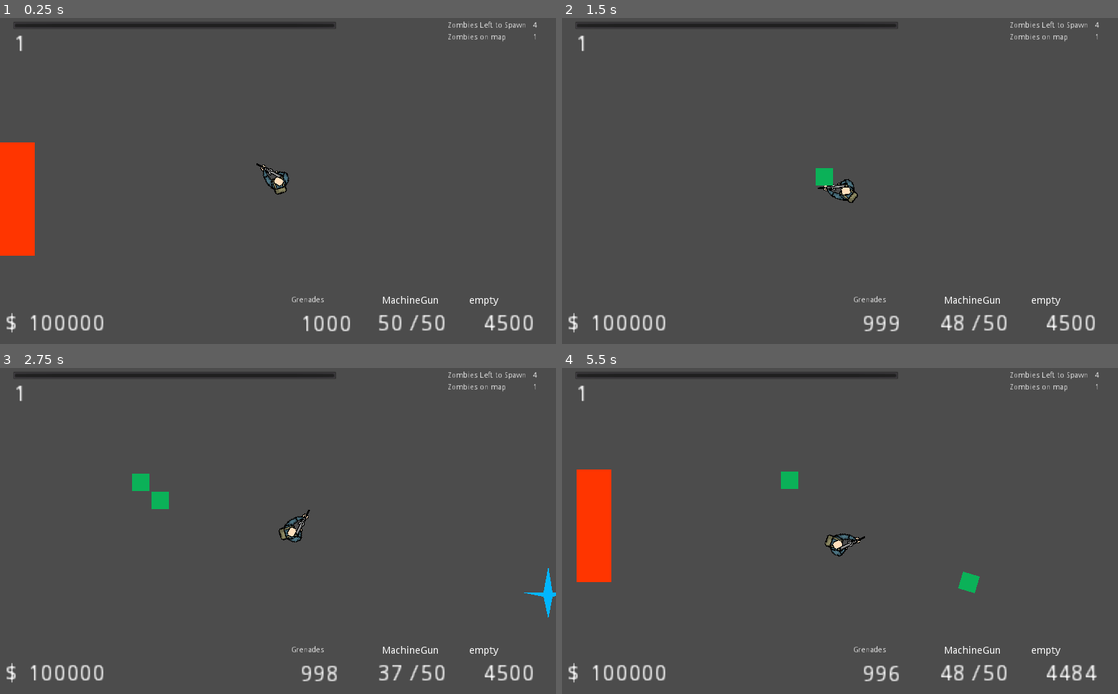
Above: before the commit, frames 1-4 (two rows, left to right).
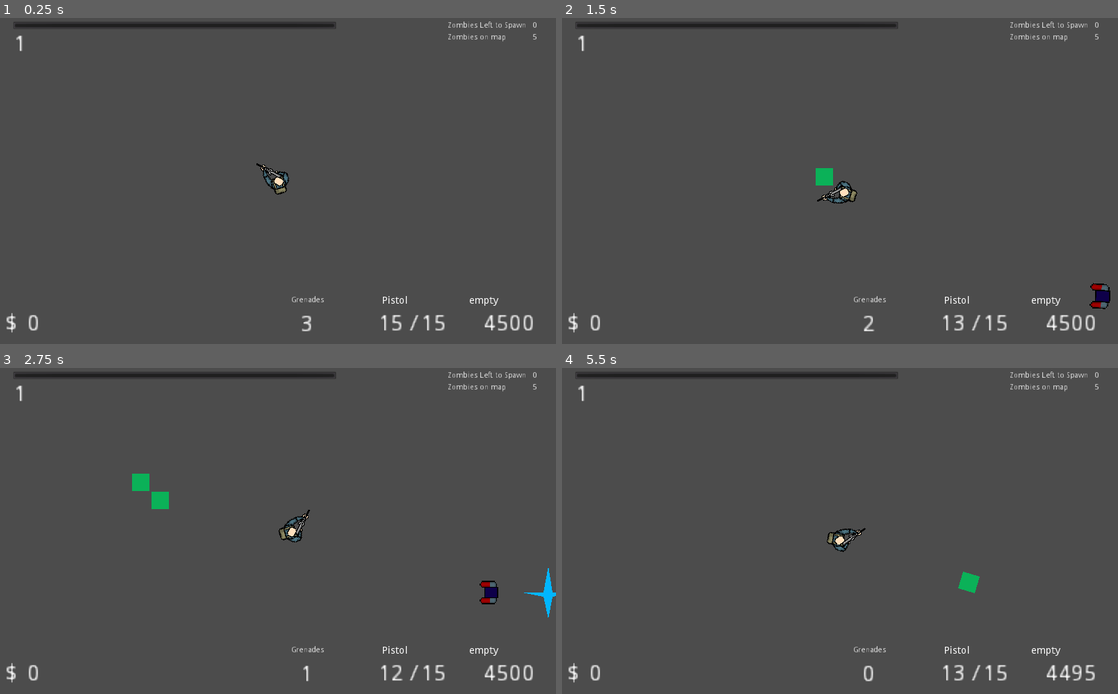
Above: after the commit, the same moments.

Repository: seffa1/ZombieGame
Game: Godot game, scene res://world.tscn
The game is run twice, just before and just after one commit, with the same random seed, the same clock (stepped at 60 frames per second) and the same inputs.
Inputs (mouse positions are in pixels of both pictures, inside the frame that each line leads up to):
- Up to frame 1 (0.25 s): no input
- Up to frame 2 (1.5 s): tap Enter at 0.5 s; move the mouse to (962, 164) at 0.52 s; hold D (right) 0.53-1.28 s; hold Right mouse button (grenade) 0.53-1.28 s; click (962, 164) at 0.67 s; tap Space (melee, bound only after the commit) at 0.8, 1.35 s; move the mouse to (728, 197) at 1.27 s; hold S (down) from 1.28 s (still down); click (728, 197) at 1.42 s
- Up to frame 3 (2.75 s): right-click (166, 547) at 1.55 s; move the mouse to (333, 459) at 2.02 s; release S (down) at 2.03 s; press the mouse at (333, 459) at 2.03 s; hold D (right) from 2.03 s (still down); tap Space (melee, bound only after the commit) at 2.3 s
- Up to frame 4 (5.5 s): move the mouse to (812, 596) at 2.77 s; release D (right) at 2.78 s; release the mouse at (812, 596) at 2.78 s; hold W (up) 2.78-3.53 s; right-click (812, 596) at 2.85 s; click (812, 596) at 2.92 s; move the mouse to (1006, 579) at 3.52 s; hold E (interact) 3.53-4.28 s; hold A (left) 3.53-5.03 s; click (1006, 579) at 3.67 s; tap Space (melee, bound only after the commit) at 3.8, 5.3 s; tap R (reload) at 4.15 s; move the mouse to (673, 482) at 4.27 s; tap Shift (run) at 4.35 s; click (673, 482) at 4.42 s; right-click (673, 482) at 4.55 s; move the mouse to (867, 531) at 5.02 s; hold S (down) from 5.03 s (still down); tap 1 (switch_weapons) at 5.1 s; click (867, 531) at 5.17 s

The runs differ from the first frame. In frame 1, 3.1% of the frame differs, in the area x 0-97%, y 1-97%; in frame 2, 1.3%; in frame 3, 1.0%; in frame 4, 3.5%, in the area x 2-97%, y 1-97%.

Commit message:
bug fixes

Diff:
--- a/Door.tscn
+++ b/Door.tscn
@@ -72,7 +72,7 @@
 }
 
 [node name="Door" type="StaticBody2D"]
-collision_layer = 128
+collision_layer = 130
 collision_mask = 5
 script = ExtResource( 1 )
 
--- a/Player.gd
+++ b/Player.gd
@@ -20,14 +20,14 @@
 
 # Health stuff
 onready var health = MAX_HEALTH
-var MAX_HEALTH = 1000
+export var MAX_HEALTH = 1000
 var HEALTH_REGEN_AFTER_DAMAGE_RATE = 3  # how long you have to wait to start healing after taking damage
 var HEALTH_REGENERATION_RATE = 1  # seconds / health you gain after the health regen after damage rate is over with
 var can_heal = true
 
 # Interactable Stuff
 var interactables = []
-var money = 100000 setget _set_money
+export var money = 100000 setget _set_money
 var gun_slots = []
 var window_repairs_this_round = 0
 var MAX_WINDOW_REPAIRS_PER_ROUND = 8
@@ -46,14 +46,48 @@
 var can_switch_weapons = true
 
 # Grenades
-var MAX_GRENADE_COUNT = 1000
+var MAX_GRENADE_COUNT = 10
 var MIN_GRENADE_CHARGE = 2
 var MAX_GRENADE_CHARGE = 300  # frames
 export onready var grenade : PackedScene = STARTING_GRENADE
-var grenade_count = 1000 setget set_grenade
-
+export var grenade_count = 1000 setget set_grenade
 var charging_grenade = false
 var grenade_throw_velocity = Vector2.ZERO
+
+# Melee
+var meleeable_zombies = []
+var can_melee = true
+var melee_lunge = false
+var melee_damage = 5
+var chosen_zombie
+
+func melee_do_damage():
+	if chosen_zombie != null:
+		chosen_zombie.take_damage(melee_damage, self)
+	velocity = Vector2.ZERO
+
+func melee_attack_finished():
+	can_melee = true
+	melee_lunge = false
+
+func melee():
+	if can_melee:
+		if len(meleeable_zombies) == 0:
+			can_melee = false
+			$AnimationPlayer.play("melee_miss")
+		else:
+			melee_lunge = true
+			can_melee = false
+			var distance = INF
+			for zombie in meleeable_zombies:
+				var d = (zombie.global_position - global_position).length()
+				if d < distance:
+					distance = d
+					chosen_zombie = zombie
+
+			$AnimationPlayer.play("melee_hit")
+			look_at(chosen_zombie.global_position)
+			velocity = (chosen_zombie.global_position - global_position)
 
 
 func _draw():
@@ -89,6 +123,9 @@
 	if Input.is_action_just_released("grenade"):
 		throw_grenade()
 
+	if Input.is_action_just_pressed("melee"):
+		melee()
+
 	if Input.is_action_pressed("interact"):
 		if len(interactables) > 0:
 			if interactables[0].has_method("interact"):
@@ -103,9 +140,10 @@
 	else:
 		movement_speed = WALK_SPEED
 
-
-	velocity = get_input_vector()
-	look_at(get_global_mouse_position())
+	# If we are lunging from a melee attack hit, then move around
+	if not melee_lunge:
+		velocity = get_input_vector()
+		look_at(get_global_mouse_position())
 	velocity = move_and_slide(velocity.normalized() * movement_speed)
 
 func charge_grenade():
@@ -316,3 +354,13 @@
 
 func _on_SwitchWeaponTimer_timeout():
 	can_switch_weapons = true
+
+
+func _on_MeleeDetector_body_entered(body):
+	print("Body entered")
+	meleeable_zombies.append(body)
+
+
+func _on_MeleeDetector_body_exited(body):
+	print("body exited")
+	meleeable_zombies.erase(body)
--- a/Player.tscn
+++ b/Player.tscn
@@ -35,6 +35,117 @@
 "update": 0,
 "values": [ Vector2( 0.33625, 0.33625 ) ]
 }
+tracks/2/type = "value"
+tracks/2/path = NodePath("Sprite:position")
+tracks/2/interp = 1
+tracks/2/loop_wrap = true
+tracks/2/imported = false
+tracks/2/enabled = true
+tracks/2/keys = {
+"times": PoolRealArray( 0 ),
+"transitions": PoolRealArray( 1 ),
+"update": 0,
+"values": [ Vector2( 24, 0 ) ]
+}
+tracks/3/type = "value"
+tracks/3/path = NodePath("Sprite:rotation_degrees")
+tracks/3/interp = 1
+tracks/3/loop_wrap = true
+tracks/3/imported = false
+tracks/3/enabled = true
+tracks/3/keys = {
+"times": PoolRealArray( 0 ),
+"transitions": PoolRealArray( 1 ),
+"update": 0,
+"values": [ -1.86026 ]
+}
+
+[sub_resource type="Animation" id=8]
+resource_name = "melee_hit"
+length = 0.5
+tracks/0/type = "value"
+tracks/0/path = NodePath("Sprite:position")
+tracks/0/interp = 1
+tracks/0/loop_wrap = true
+tracks/0/imported = false
+tracks/0/enabled = true
+tracks/0/keys = {
+"times": PoolRealArray( 0, 0.1, 0.2, 0.4, 0.5 ),
+"transitions": PoolRealArray( 1, 1, 1, 1, 1 ),
+"update": 0,
+"values": [ Vector2( 24, 0 ), Vector2( 24, -16 ), Vector2( 40, -16 ), Vector2( 40, -16 ), Vector2( 24, 0 ) ]
+}
+tracks/1/type = "value"
+tracks/1/path = NodePath("Sprite:rotation_degrees")
+tracks/1/interp = 1
+tracks/1/loop_wrap = true
+tracks/1/imported = false
+tracks/1/enabled = true
+tracks/1/keys = {
+"times": PoolRealArray( 0, 0.1, 0.2, 0.4, 0.5 ),
+"transitions": PoolRealArray( 1, 1, 1, 1, 1 ),
+"update": 0,
+"values": [ -1.86026, -32.3, -6.99147, -6.99147, -1.86026 ]
+}
+tracks/2/type = "method"
+tracks/2/path = NodePath(".")
+tracks/2/interp = 1
+tracks/2/loop_wrap = true
+tracks/2/imported = false
+tracks/2/enabled = true
+tracks/2/keys = {
+"times": PoolRealArray( 0.2, 0.5 ),
+"transitions": PoolRealArray( 1, 1 ),
+"values": [ {
+"args": [  ],
+"method": "melee_do_damage"
+}, {
+"args": [  ],
+"method": "melee_attack_finished"
+} ]
+}
+
+[sub_resource type="Animation" id=7]
+resource_name = "melee_miss"
+length = 0.3
+tracks/0/type = "value"
+tracks/0/path = NodePath("Sprite:position")
+tracks/0/interp = 1
+tracks/0/loop_wrap = true
+tracks/0/imported = false
+tracks/0/enabled = true
+tracks/0/keys = {
+"times": PoolRealArray( 0, 0.1, 0.2, 0.3 ),
+"transitions": PoolRealArray( 1, 1, 1, 1 ),
+"update": 0,
+"values": [ Vector2( 24, 0 ), Vector2( 24, -16 ), Vector2( 40, -16 ), Vector2( 24, 0 ) ]
+}
+tracks/1/type = "value"
+tracks/1/path = NodePath("Sprite:rotation_degrees")
+tracks/1/interp = 1
+tracks/1/loop_wrap = true
+tracks/1/imported = false
+tracks/1/enabled = true
+tracks/1/keys = {
+"times": PoolRealArray( 0, 0.1, 0.2, 0.3 ),
+"transitions": PoolRealArray( 1, 1, 1, 1 ),
+"update": 0,
+"values": [ -1.86026, -32.3, -6.99147, -1.86026 ]
+}
+tracks/2/type = "method"
+tracks/2/path = NodePath(".")
+tracks/2/interp = 1
+tracks/2/loop_wrap = true
+tracks/2/imported = false
+tracks/2/enabled = true
+tracks/2/keys = {
+"times": PoolRealArray( 0.3 ),
+"transitions": PoolRealArray( 1 ),
+"values": [ {
+"args": [  ],
+"method": "melee_attack_finished"
+} ]
+}
 
 [sub_resource type="Animation" id=4]
 resource_name = "take_damage"
@@ -53,6 +164,9 @@
 
 [sub_resource type="CircleShape2D" id=5]
 radius = 84.0
+
+[sub_resource type="RectangleShape2D" id=6]
+extents = Vector2( 100, 45 )
 
 [node name="Player" type="KinematicBody2D"]
 collision_layer = 4
@@ -84,11 +198,14 @@
 
 [node name="AnimationPlayer" type="AnimationPlayer" parent="."]
 anims/RESET = SubResource( 3 )
+anims/melee_hit = SubResource( 8 )
+anims/melee_miss = SubResource( 7 )
 anims/take_damage = SubResource( 4 )
 
 [node name="HealTimer" type="Timer" parent="."]
 
 [node name="InteractDetector" type="Area2D" parent="."]
+visible = false
 z_index = 10
 collision_layer = 0
 collision_mask = 128
@@ -98,6 +215,13 @@
 shape = SubResource( 5 )
 
 [node name="SwitchWeaponTimer" type="Timer" parent="."]
+
+[node name="MeleeDetector" type="Area2D" parent="."]
+collision_layer = 0
+
+[node name="CollisionShape2D" type="CollisionShape2D" parent="MeleeDetector"]
+position = Vector2( 100, 0 )
+shape = SubResource( 6 )
 
 [connection signal="area_entered" from="RoomDetector" to="." method="_on_RoomDetector_area_entered"]
 [connection signal="area_exited" from="RoomDetector" to="." method="_on_RoomDetector_area_exited"]
@@ -105,3 +229,5 @@
 [connection signal="body_entered" from="InteractDetector" to="." method="_on_InteractDetector_body_entered"]
 [connection signal="body_exited" from="InteractDetector" to="." method="_on_InteractDetector_body_exited"]
 [connection signal="timeout" from="SwitchWeaponTimer" to="." method="_on_SwitchWeaponTimer_timeout"]
+[connection signal="body_entered" from="MeleeDetector" to="." method="_on_MeleeDetector_body_entered"]
+[connection signal="body_exited" from="MeleeDetector" to="." method="_on_MeleeDetector_body_exited"]
--- a/SpawnManager.gd
+++ b/SpawnManager.gd
@@ -1,7 +1,7 @@
 extends Node2D
 
 export (bool) var DISABLED = true
-export var MAX_ZOMBIES_AT_ONCE = 100
+export var MAX_ZOMBIES_AT_ONCE = 30
 
 var round_started = false
 
--- a/Zombie.gd
+++ b/Zombie.gd
@@ -4,7 +4,7 @@
 
 # Constants
 var WANDER_DISTANCE = 100
-var BASE_WALKING_SPEED = 100
+var BASE_WALKING_SPEED = 150
 var WANDER_TIMER_DURATION = 10
 var CLOSE_TO_TARGET = 50
 onready var START_POSITION = global_position
--- a/project.godot
+++ b/project.godot
@@ -78,6 +78,11 @@
 "events": [ Object(InputEventMouseButton,"resource_local_to_scene":false,"resource_name":"","device":0,"alt":false,"shi …(212 unchanged characters)…
  ]
 }
+melee={
+"deadzone": 0.5,
+"events": [ Object(InputEventKey,"resource_local_to_scene":false,"resource_name":"","device":0,"alt":false,"shift":false,"control":false,"meta":false,"command":false,"pressed":false,"scancode":0,"physical_scancode":32,"unicode":0,"echo":false,"script":null)
+ ]
+}
 
 [layer_names]
 
--- a/world.gd
+++ b/world.gd
@@ -7,7 +7,8 @@
 	"2": 15,
 	"3": 20,
 	"4": 40,
-	"5": 80
+	"5": 80,
+	"6": 1000
 }
 
 # Counters
--- a/world.tscn
+++ b/world.tscn
@@ -29,8 +29,11 @@
 [node name="Player" parent="ZombieManager" instance=ExtResource( 2 )]
 position = Vector2( 992, 526 )
 collision_mask = 35
-STARTING_GUN = ExtResource( 15 )
+STARTING_GUN = ExtResource( 14 )
 STARTING_GRENADE = ExtResource( 17 )
+MAX_HEALTH = 5
+money = 0
+grenade_count = 2
 
 [node name="Walls" type="Node" parent="."]
 
@@ -104,6 +107,7 @@
 [node name="Window" parent="Windows" instance=ExtResource( 8 )]
 position = Vector2( -1232, 640 )
 rotation = -4.71238
+MAX_BOARD_COUNT = 0
 
 [node name="Window2" parent="Windows" instance=ExtResource( 8 )]
 position = Vector2( 2112, 1050 )
@@ -122,7 +126,6 @@
 
 [node name="SpawnManager" parent="." instance=ExtResource( 1 )]
 DISABLED = false
-MAX_ZOMBIES_AT_ONCE = 1
 
 [node name="ZombieSpawner2" parent="SpawnManager" instance=ExtResource( 12 )]
 position = Vector2( -1680, 720 )
@@ -215,6 +218,7 @@
 [node name="Doors" type="Node2D" parent="."]
 
 [node name="Door" parent="Doors" instance=ExtResource( 16 )]
+visible = false
 position = Vector2( 64, 384 )
 rotation = 1.57079
 cost = 10
Not shown: 1 places in Player.tscn that only renumber resources
